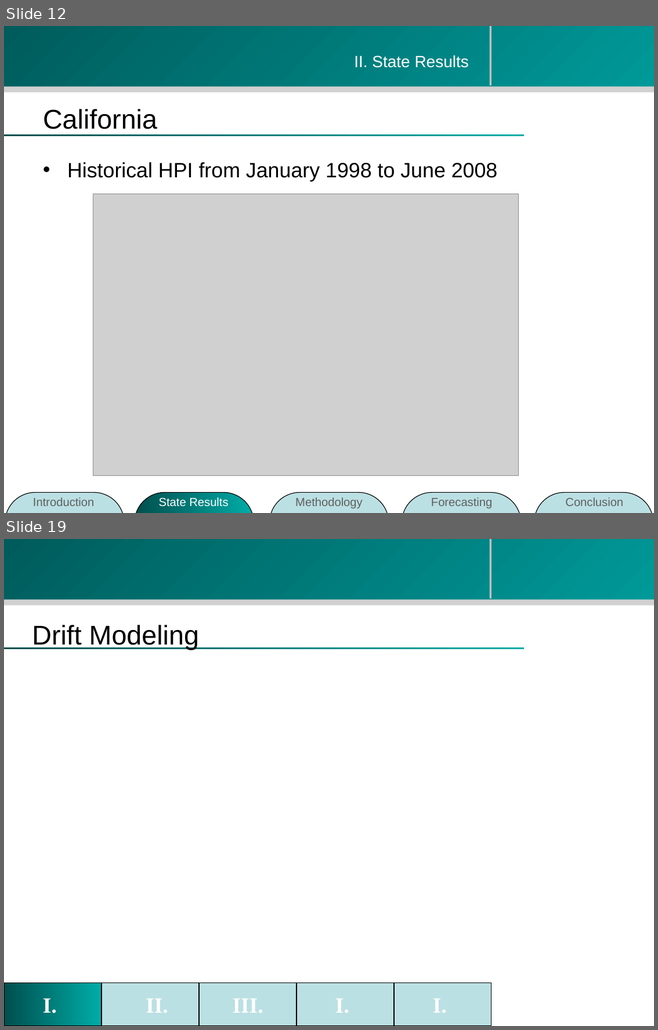
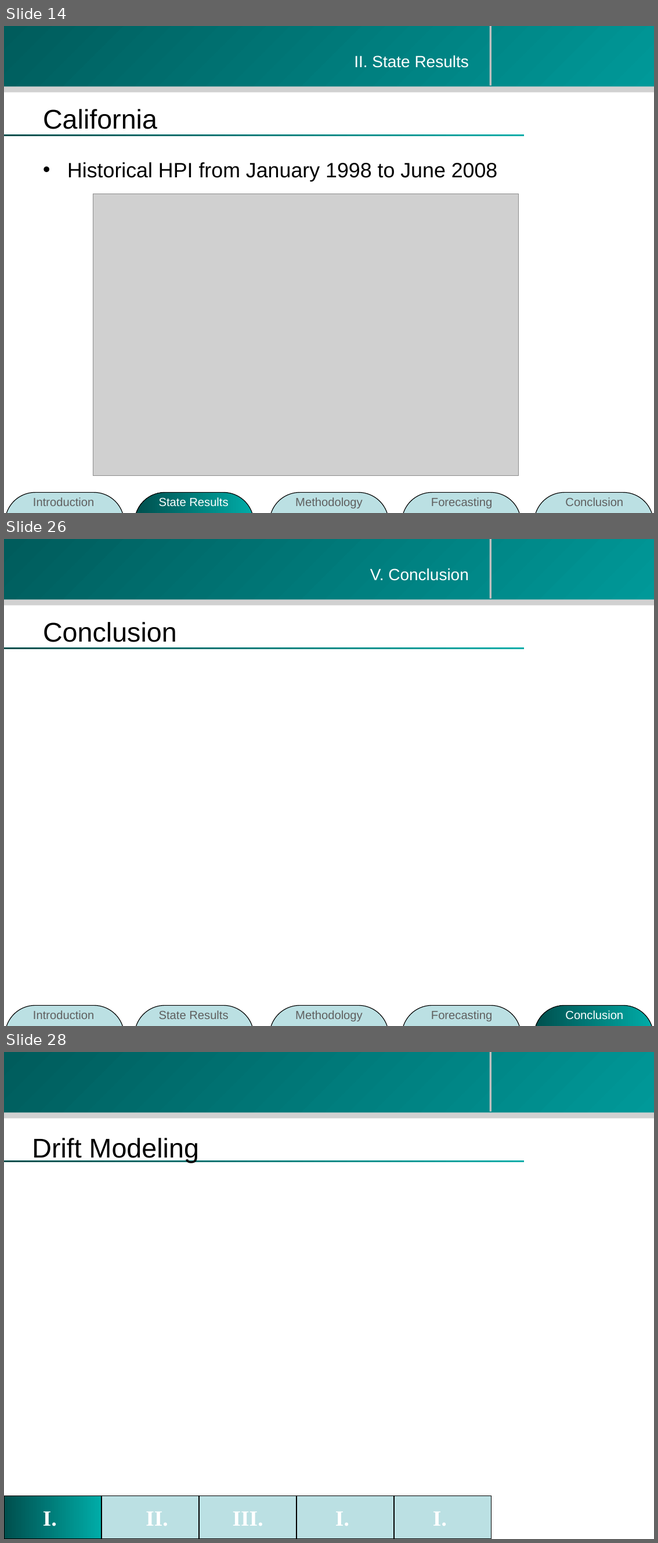
Before and after one commit to zhouzhenghui/svnrepository, a slide deck: SVNRepository/Presentation/M.Eng Final Presentation-take2.ppt. Shown one above the other, each under a label of ours: slides 12 and 19 before the commit, slides 14, 26 and 28 after it; the slides between them are not shown. The pictures are 658x1030 and 658x1543 pixels, drawn with LibreOffice and Linux fonts; fonts in the diff are those of the drawing; grey boxes stand for pictures; background and template pictures are left out. Boxes give left, top, right and bottom in pixels: in the first picture for what was removed or moved away, otherwise in the second. Text is boxed around its words. In the diff, an @@ line names an element or a change of style, - is before the commit and + after.

```diff
--- a/SVNRepository/Presentation/M.Eng Final Presentation-take2.ppt
+++ b/SVNRepository/Presentation/M.Eng Final Presentation-take2.ppt
@@ slide 26 added at (4,539,654,1026), background #FFFFFF; not listed: 4 template elements that a slide beside it also shows @@
@@ text added at (370,568,468,581), 18 pt, text #FFFFFF @@
+V. Conclusion
@@ title added at (43,622,177,642), 30 pt, text #000000 @@
+Conclusion
@@ group added at (5,1005,653,1026): 5 rounded rectangles, 5 texts @@
+Introduction
+State Results
+Methodology
+Forecasting
+Conclusion
@@ what was slide 12 is now slide 14 @@
@@ what was slide 19 is now slide 28 @@
```
Also in this commit, not shown: 7 slides changed, 8 other slides added.
